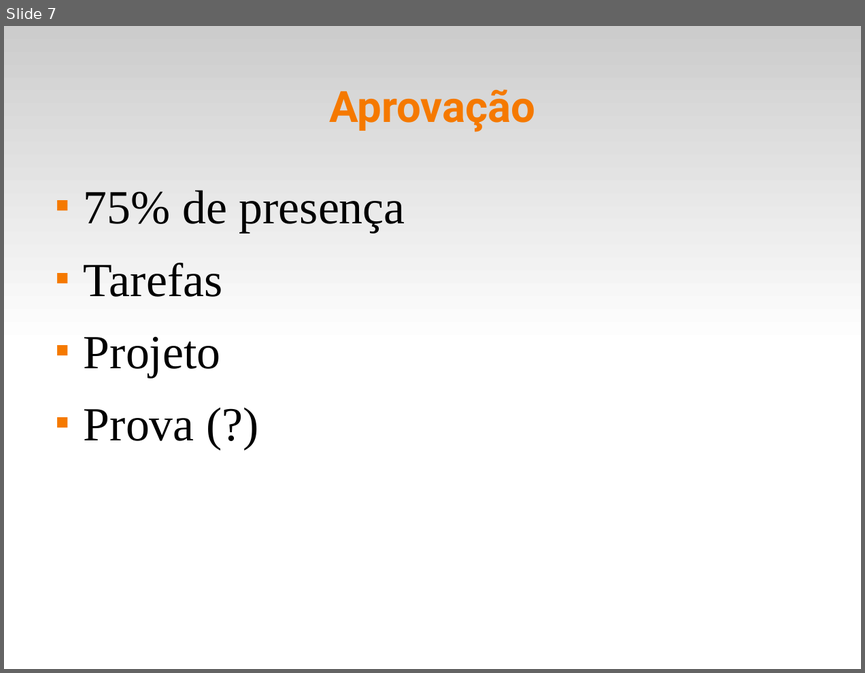
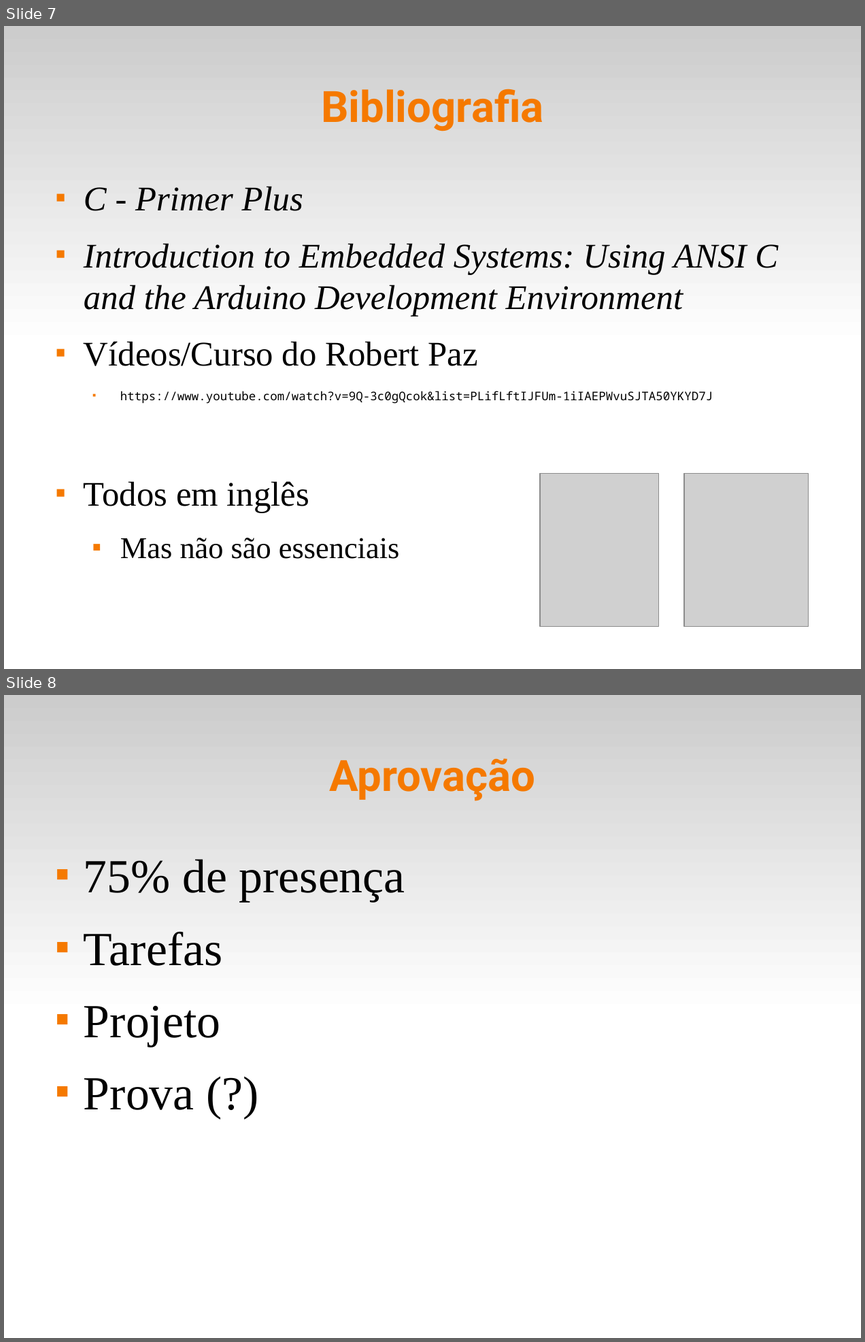
Before and after one commit to fsantanna-uerj/SE, a slide deck: Slides/se-00-intro.odp. Shown one above the other, each under a label of ours: slide 7 before the commit, slides 7 and 8 after it. The pictures are 865x673 and 865x1342 pixels, drawn with LibreOffice and Linux fonts; fonts in the diff are those of the drawing; grey boxes stand for pictures. Boxes give left, top, right and bottom in pixels: in the first picture for what was removed or moved away, otherwise in the second. Text is boxed around its words. In the diff, an @@ line names an element or a change of style, - is before the commit and + after.

```diff
--- a/Slides/se-00-intro.odp
+++ b/Slides/se-00-intro.odp
@@ slide 7 added at (4, 26, 861, 669), background #FFFFFF; not listed: 1 template element that a slide beside it also shows @@
@@ title added at (321, 89, 543, 131), 40 pt, text #F57900, bold @@
+Bibliografia
@@ text added at (84, 186, 778, 558), 32 pt, text #000000 @@
+■ C - Primer Plus
+■ Introduction to Embedded Systems: Using ANSI C and the Arduino Development Environment
+■ Vídeos/Curso do Robert Paz
+  ■ https://www.youtube.com/watch?v=9Q-3c0gQcok&list=PLifLftIJFUm-1iIAEPWvuSJTA50YKYD7J
+■ Todos em inglês
+  ■ Mas não são essenciais
@@ picture added at (541, 473, 660, 626) @@
@@ picture added at (684, 473, 808, 626) @@
@@ what was slide 7 is now slide 8 @@
```
Also in this commit, not shown: 6 slides changed, 1 other slide added, 1 slide removed.
